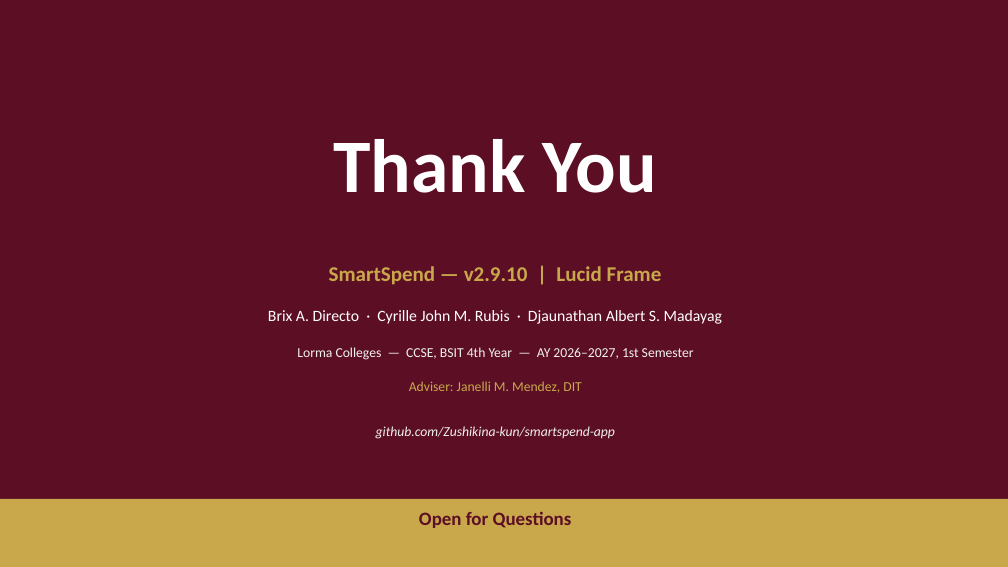
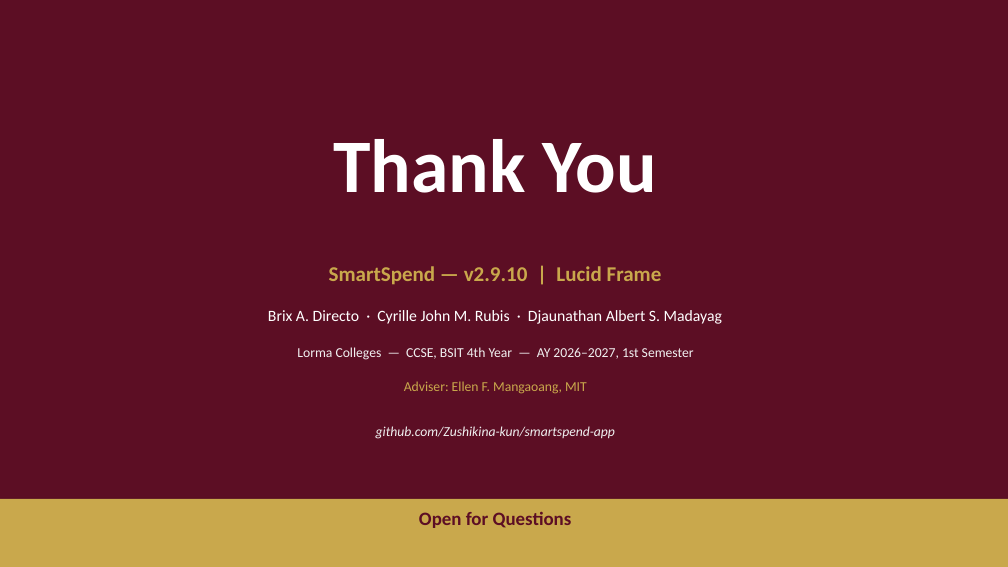
Before and after one commit to Zushikina-kun/smartspend-app, a slide deck: slide 16 of docs/manuscript/output/SmartSpend_Defense_Slides.pptx. Drawn at 1008x567 pixels with LibreOffice and Linux fonts; fonts in the diff are those of the drawing. Boxes give left, top, right and bottom in pixels: in the first picture for what was removed or moved away, otherwise in the second. Text is boxed around its words. In the diff, an @@ line names an element or a change of style, - is before the commit and + after.

Commit message:
docs: update adviser to Ellen F. Mangaoang, MIT and instructor to Shekiro R. Raposas — all builders, slides, letters, manuscript, guides

```diff
--- a/docs/manuscript/output/SmartSpend_Defense_Slides.pptx
+++ b/docs/manuscript/output/SmartSpend_Defense_Slides.pptx
@@ text at box(404, 381, 587, 394): text changed @@
-Adviser: Janelli M. Mendez, DIT
+Adviser: Ellen F. Mangaoang, MIT
```
Also in this commit, not shown: 1 other slide changed, 11 other files.
